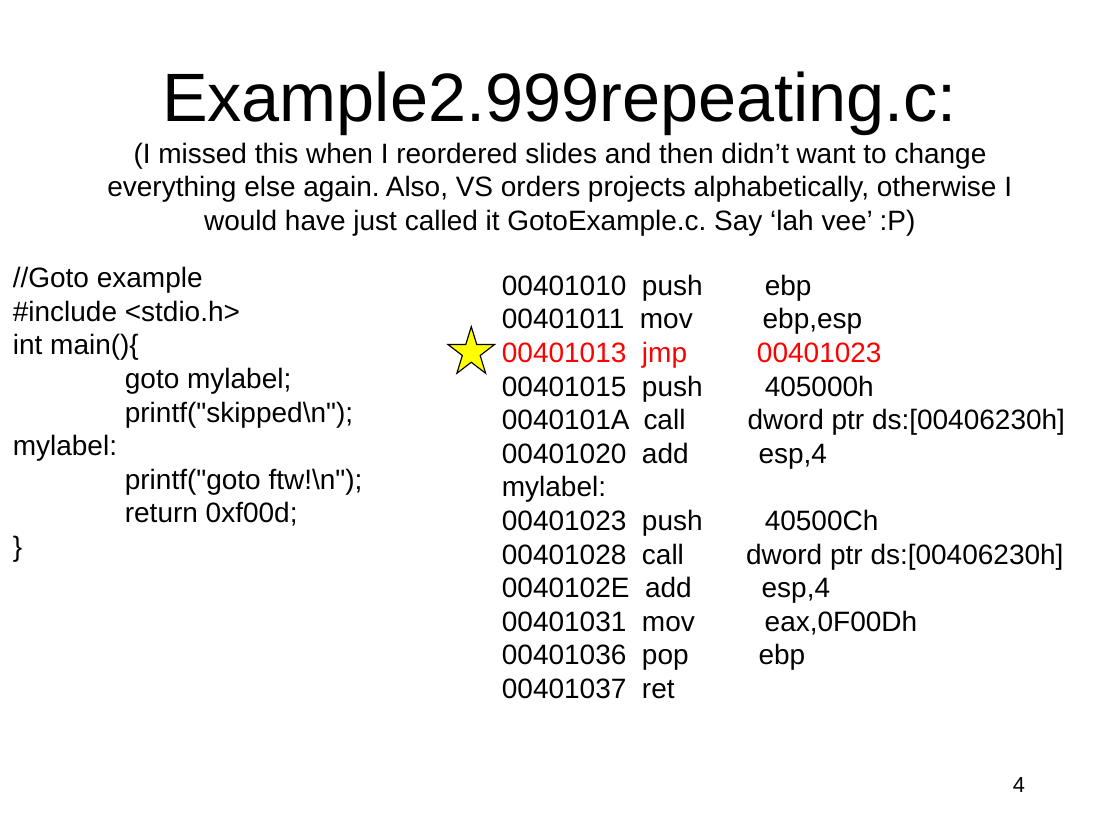
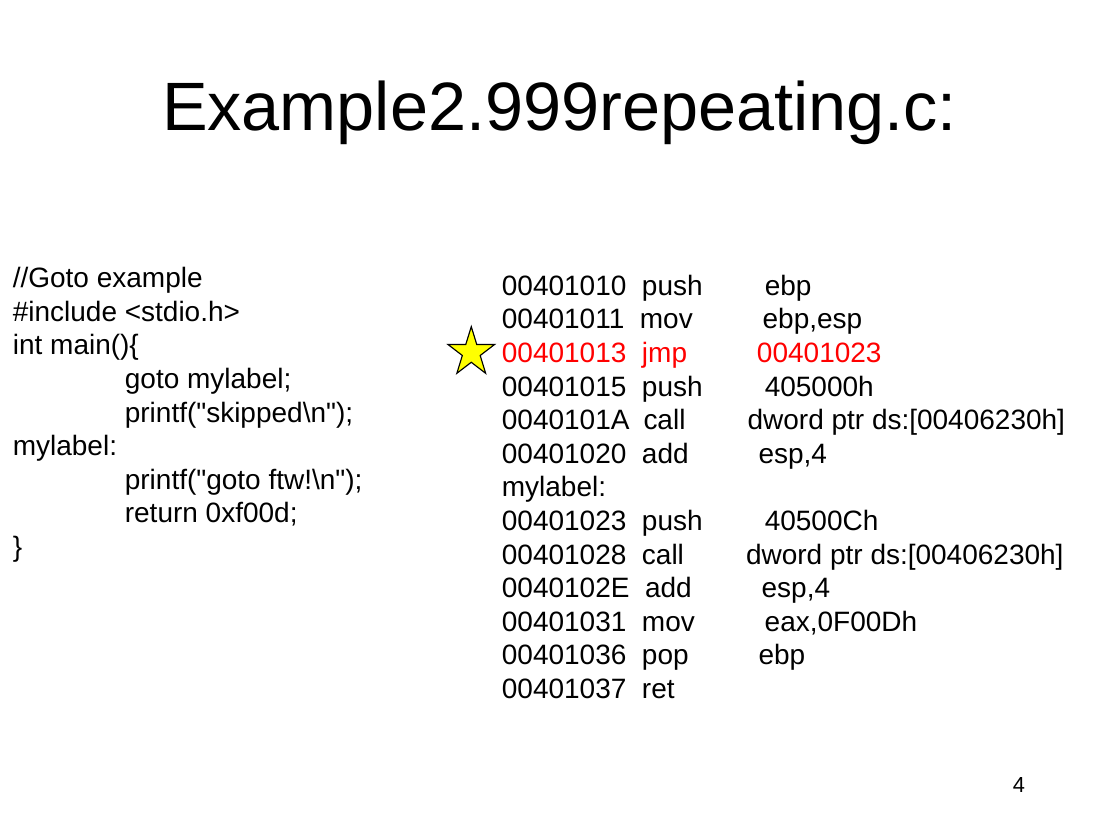
Before and after one commit to RobotMafiaCTF/RE_VR_Training, a slide deck: slide 4 of assembly/ppts/IntroductionToIntelx86-Part3.ppt. Drawn at 1120x840 pixels with LibreOffice and Linux fonts; fonts in the diff are those of the drawing. Boxes give left, top, right and bottom in pixels: in the first picture for what was removed or moved away, otherwise in the second. Text is boxed around its words. In the diff, an @@ line names an element or a change of style, - is before the commit and + after.

```diff
--- a/assembly/ppts/IntroductionToIntelx86-Part3.ppt
+++ b/assembly/ppts/IntroductionToIntelx86-Part3.ppt
@@ title at (162, 80, 957, 143): text changed; size 18 to 44 pt @@
-Example2.999repeating.c:
-(I missed this when I reordered slides and then didn’t want to change everything else again. Also, VS orders projects alphabetically, otherwise I would have just called it GotoExample.c. Say ‘lah vee’ :P)
+Example2.999repeating.c:
```
Also in this commit, not shown: 8 other slides changed, 2 slides added, 1 other file.
